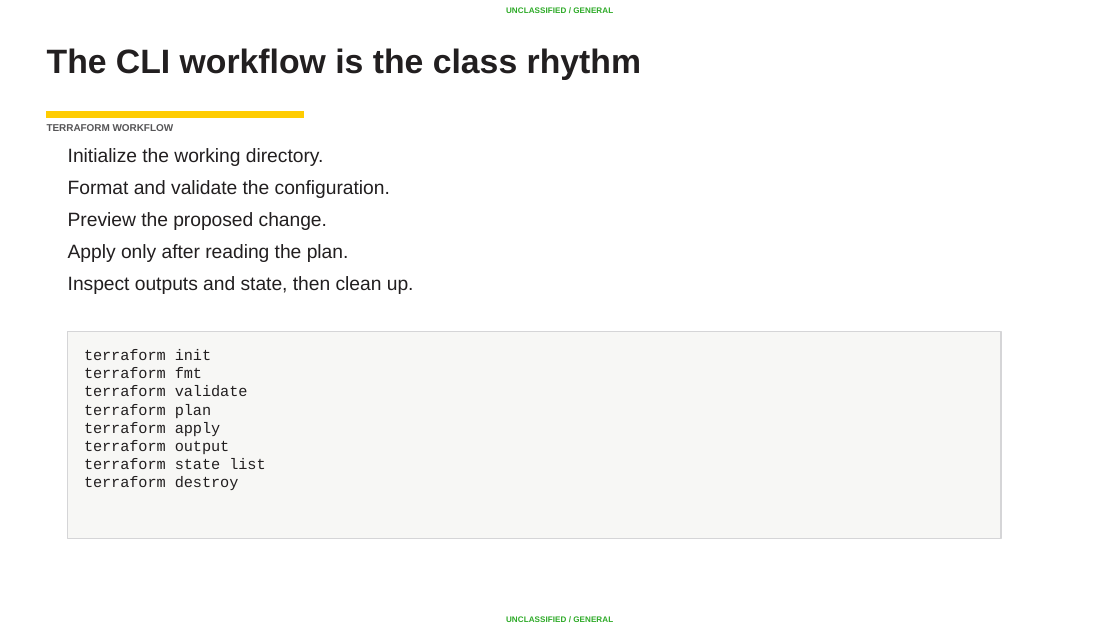
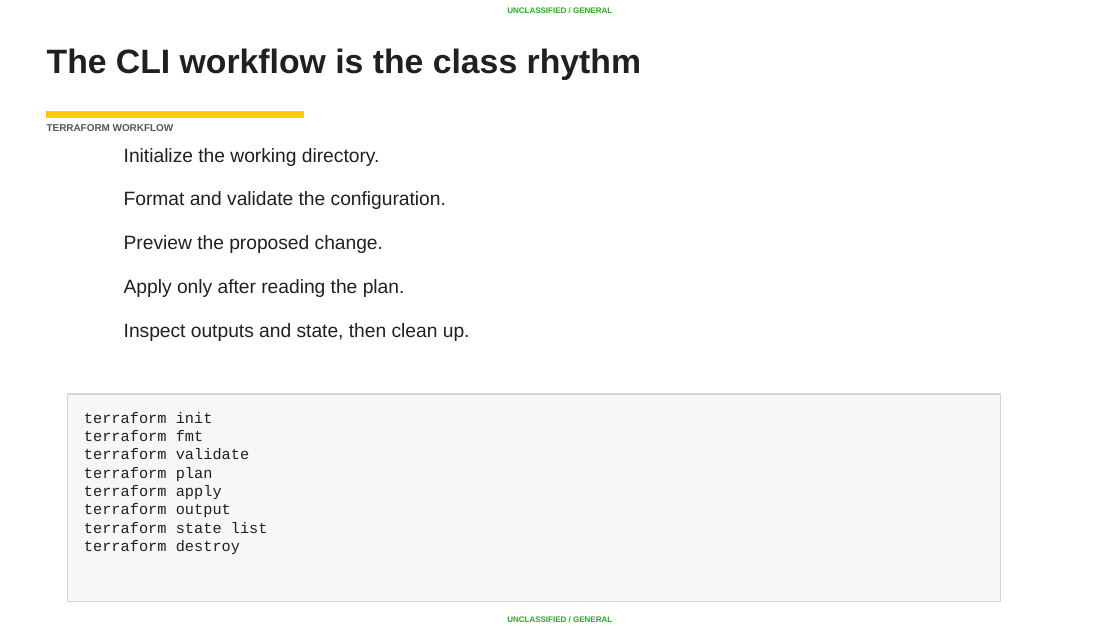
Before and after one commit to AC-Fab/summer-course, a slide deck: slide 28 of DevOps/Lesson 04-05 - CICD and Terraform/CI-CD-Terraform-back-to-back-class.pptx (slide 25 before the commit). Drawn at 1120x630 pixels with LibreOffice and Linux fonts; fonts in the diff are those of the drawing; background and template pictures are left out. Boxes give left, top, right and bottom in pixels: in the first picture for what was removed or moved away, otherwise in the second. Text is boxed around its words. In the diff, an @@ line names an element or a change of style, - is before the commit and + after.

```diff
--- a/DevOps/Lesson 04-05 - CICD and Terraform/CI-CD-Terraform-back-to-back-class.pptx
+++ b/DevOps/Lesson 04-05 - CICD and Terraform/CI-CD-Terraform-back-to-back-class.pptx
@@ text "Initialize the working directory." at bbox=[124, 148, 470, 341]: indent changed; more space between paragraphs @@
@@ rectangle "terraform init": place and size @@
-rectangle "terraform init" at bbox=[67, 332, 1000, 539]
+rectangle "terraform init" at bbox=[67, 394, 1000, 601]
```
Also in this commit, not shown: 26 other slides changed, 4 slides added, 1 slide removed.
